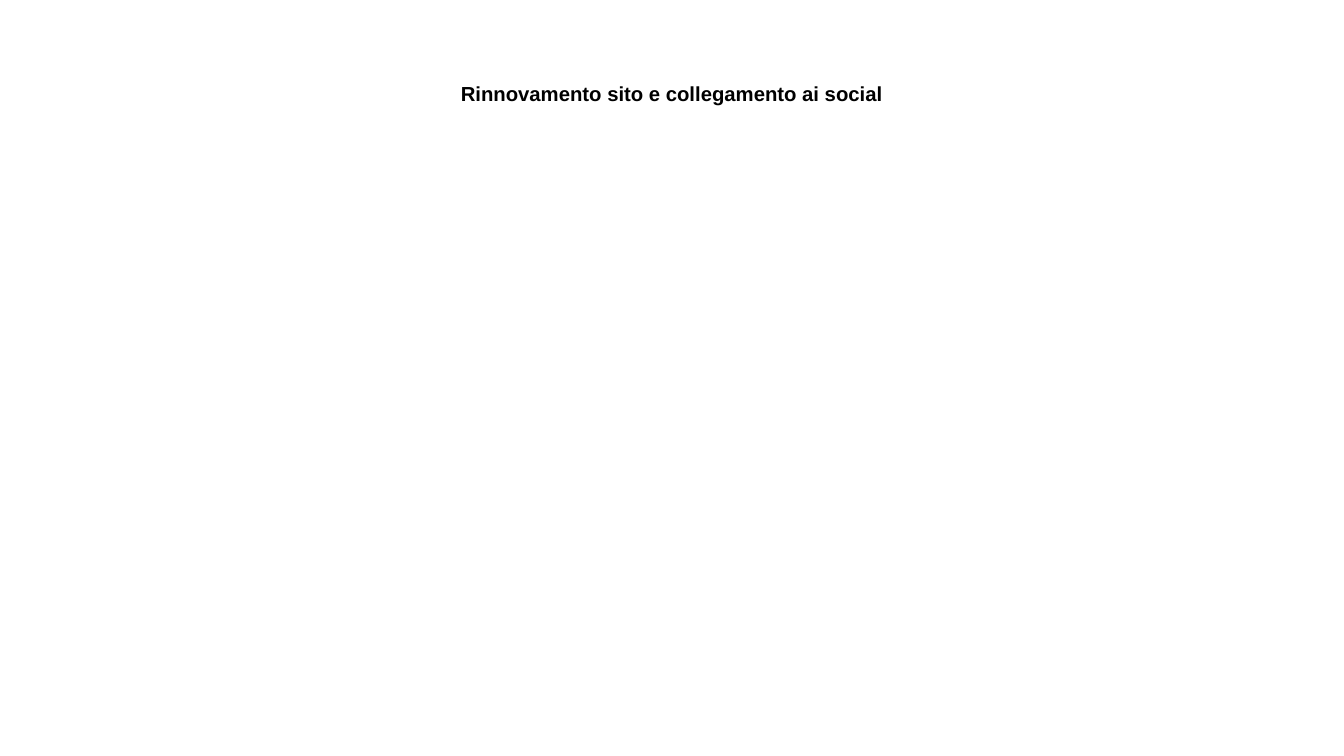
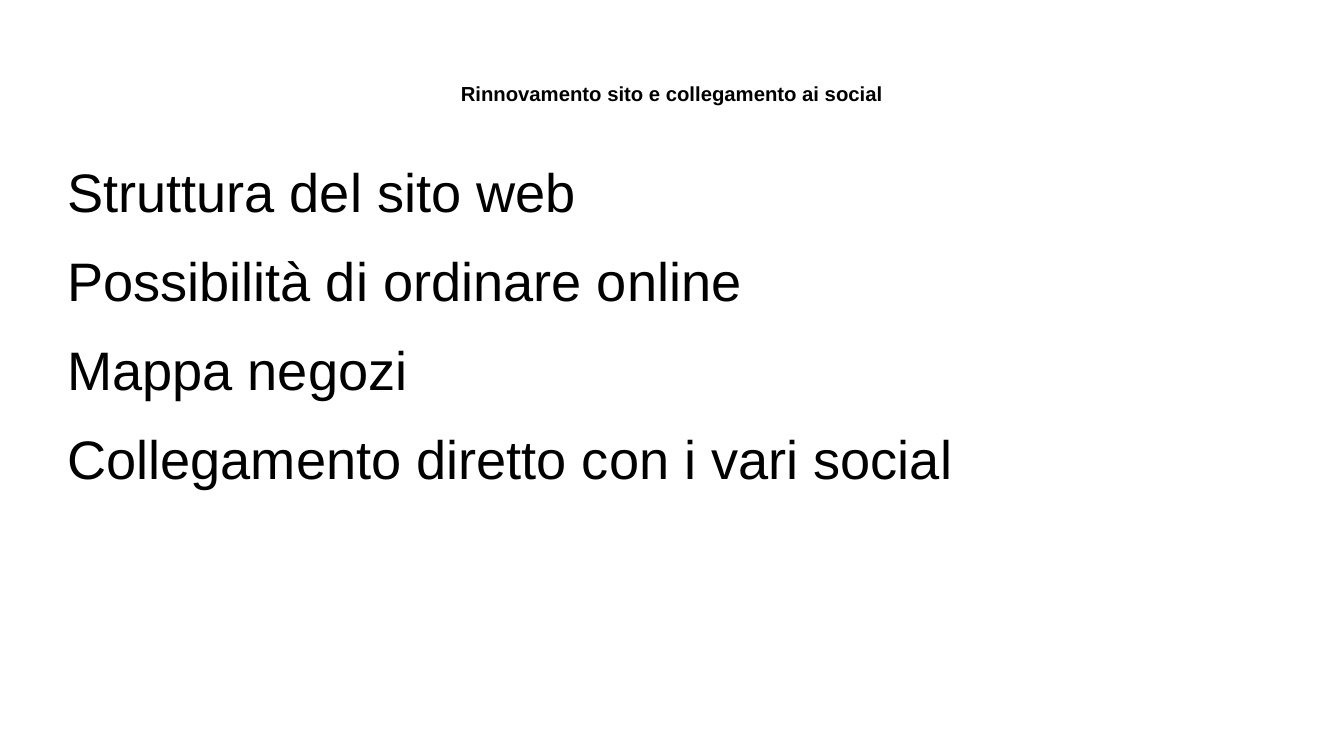
Before and after one commit to Jack-Ark-01/JustBurgerProjectWork, a slide deck: slide 13 of SecondaSuddivisioneGruppi/Logica/Materiale PPT/PPT lavoro.odp. Drawn at 1344x756 pixels with LibreOffice and Linux fonts; fonts in the diff are those of the drawing. Boxes give left, top, right and bottom in pixels: in the first picture for what was removed or moved away, otherwise in the second. Text is boxed around its words. In the diff, an @@ line names an element or a change of style, - is before the commit and + after.

Commit message:
08/06/26 Aggiunta sottodivisione Rinnovamento sito e collegamento ai social

```diff
--- a/SecondaSuddivisioneGruppi/Logica/Materiale PPT/PPT lavoro.odp
+++ b/SecondaSuddivisioneGruppi/Logica/Materiale PPT/PPT lavoro.odp
@@ text added at box(67, 172, 953, 489), 32 pt, text #000000 @@
+Struttura del sito web
+Possibilità di ordinare online
+Mappa negozi
+Collegamento diretto con i vari social
```
Also in this commit, not shown: 20 other slides changed, 4 slides added.
